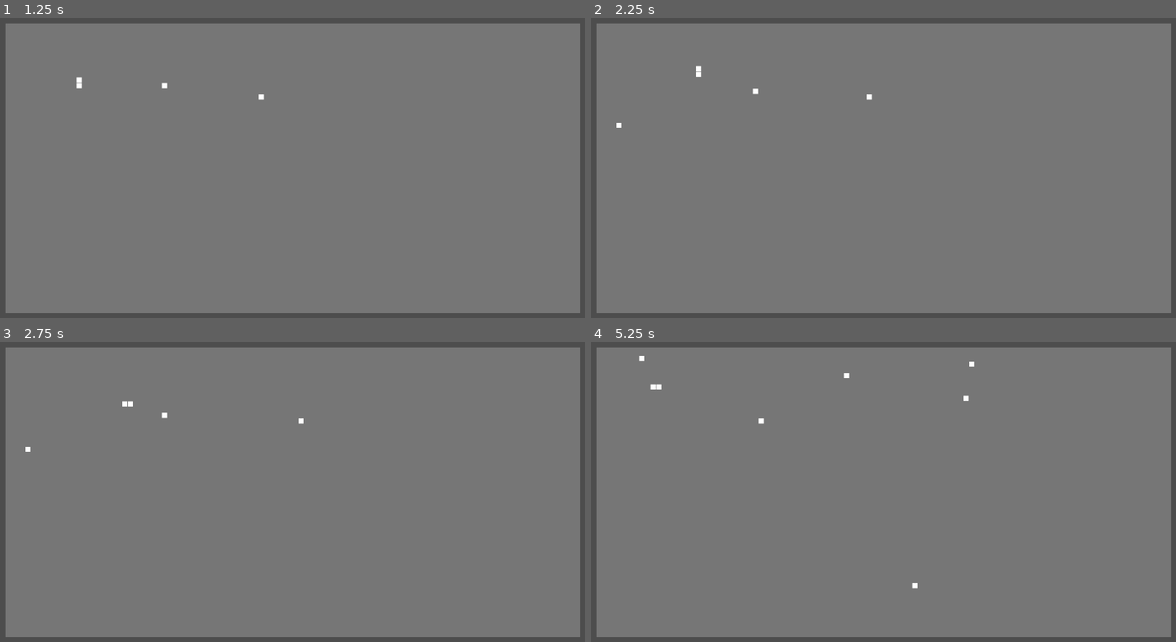
Above: before the commit, frames 1-4 (two rows, left to right).
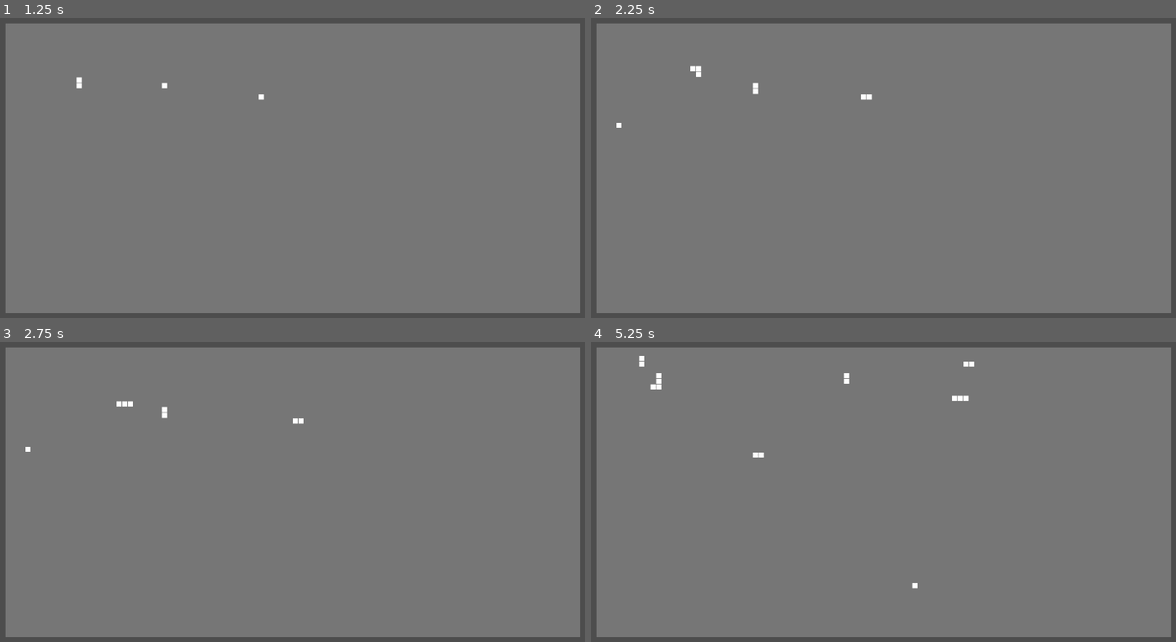
Above: after the commit, the same moments.

Repository: kwdChan/Snake-World
Game: Godot game, scene res://env.tscn
Two runs of this game, one before a commit and one after it. Both use one fixed random seed, a clock stepped at 60 frames per second and the inputs below.
Inputs:
- Up to frame 1 (1.25 s): tap Enter at 0.5 s; hold Right (ui_right) from 0.53 s (still down)
- Up to frame 2 (2.25 s): release Right (ui_right) at 1.28 s; hold Down (ui_down) 1.28-2.03 s; hold Right (ui_right) from 2.03 s (still down)
- Up to frame 3 (2.75 s): keep holding Right (ui_right)
- Up to frame 4 (5.25 s): release Right (ui_right) at 2.78 s; hold Up (ui_up) 2.78-3.53 s; hold Left (ui_left) 3.53-5.03 s; hold Down (ui_down) from 5.03 s (still down)

Frame 1 is identical in both runs. In frame 2, less than 0.1% of the frame differs, in the area x 16-48%, y 15-28%; in frame 3, less than 0.1%; in frame 4, 0.2%, in the area x 8-65%, y 6-39%.

Commit message:
fix:upstream get signal when downstream is eaten

Diff:
--- a/SnakeNode.gd
+++ b/SnakeNode.gd
@@ -137,8 +137,11 @@
 		idx+1,
 		self
 	)
+	__child.eaten.connect(_on_child_eaten)
 	add_sibling(__child)
 
+func _on_child_eaten():
+	__has_child = false
 
 func _propergate_lengthen_signal():
 	"""
--- a/snake.gd
+++ b/snake.gd
@@ -17,6 +17,10 @@
 func _ready():
 	$SnakeActionTimer.start()
 
+func _process(delta):
+	if Input.is_action_just_pressed("ui_down"):
+		if $SnakeNode:
+			$SnakeNode._propergate_lengthen_signal()
 
 func initialise(
 		grid_size,
--- a/snake_action_plan/user_input.gd
+++ b/snake_action_plan/user_input.gd
@@ -4,6 +4,8 @@
 
 
 func _process(delta):
+	if Input.is_action_pressed('ui_up'):
+		next_action = 'up'
 
 	if Input.is_action_just_pressed('ui_right'):
 		next_action = 'right'
@@ -11,8 +13,7 @@
 	if Input.is_action_just_pressed('ui_left'):
 		next_action = 'left'
 
-	if Input.is_action_just_pressed('ui_up'):
-		next_action = 'up'
+
 
 
 func get_next_action(snake):
